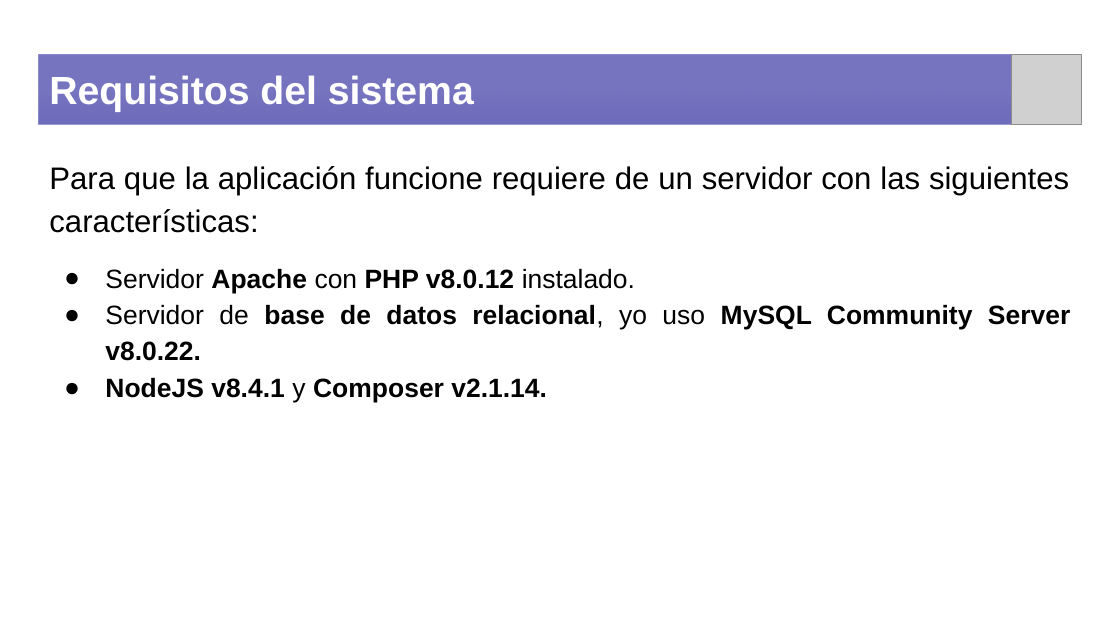
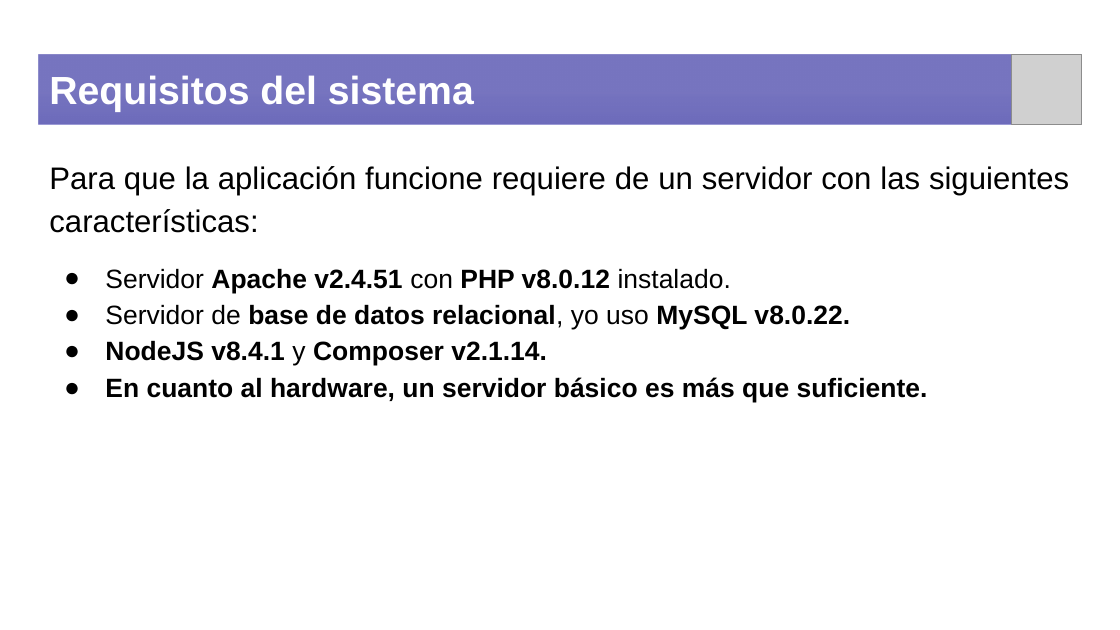
Before and after one commit to DainWs/VoidEyeGames, a slide deck: slide 4 of docs/presentation/Void Eye Games.pptx. Drawn at 1120x630 pixels with LibreOffice and Linux fonts; fonts in the diff are those of the drawing; grey boxes stand for pictures. Boxes give left, top, right and bottom in pixels: in the first picture for what was removed or moved away, otherwise in the second. Text is boxed around its words. In the diff, an @@ line names an element or a change of style, - is before the commit and + after.

```diff
--- a/docs/presentation/Void Eye Games.pptx
+++ b/docs/presentation/Void Eye Games.pptx
@@ text at [105,268,850,330]: text changed @@
-● Servidor Apache con PHP v8.0.12 instalado.
-● Servidor de base de datos relacional, yo uso MySQL Community Server v8.0.22.
+● Servidor Apache v2.4.51 con PHP v8.0.12 instalado.
+● Servidor de base de datos relacional, yo uso MySQL v8.0.22.
@@ text at [105,377,928,403]: paragraph added @@
+● En cuanto al hardware, un servidor básico es más que suficiente.
```
Also in this commit, not shown: 2 other slides changed, 1 other file.
